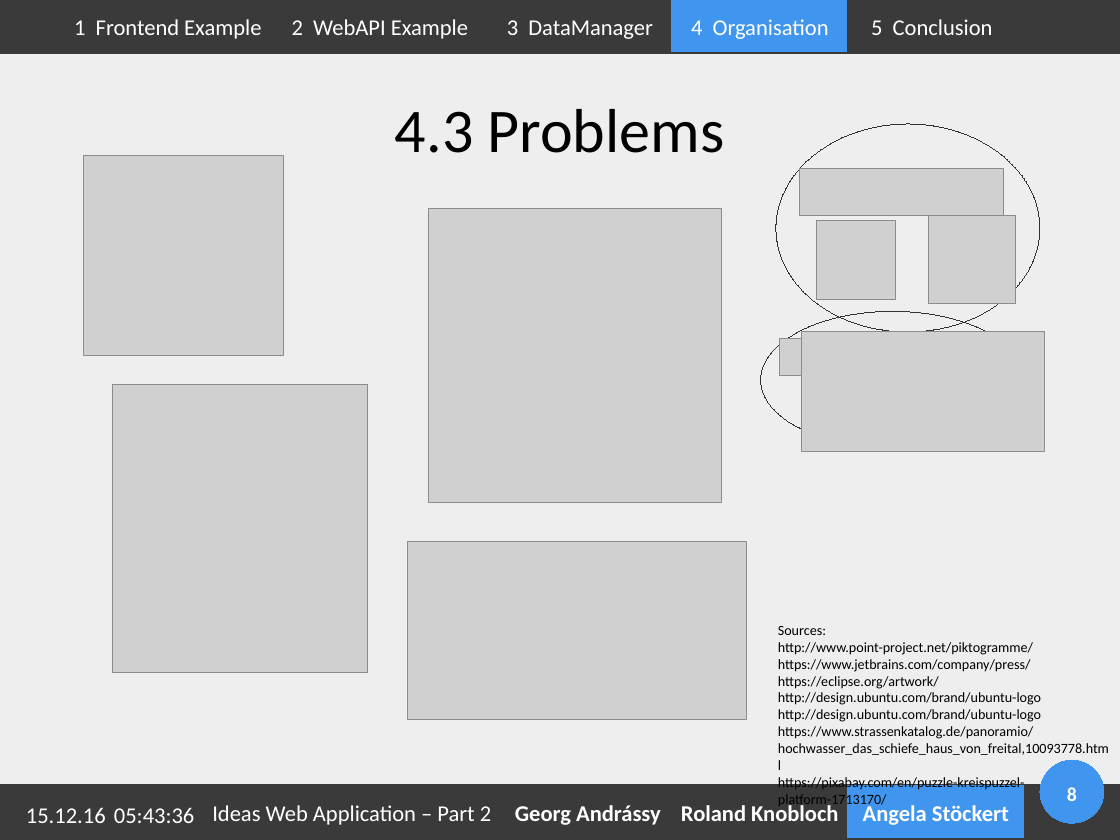
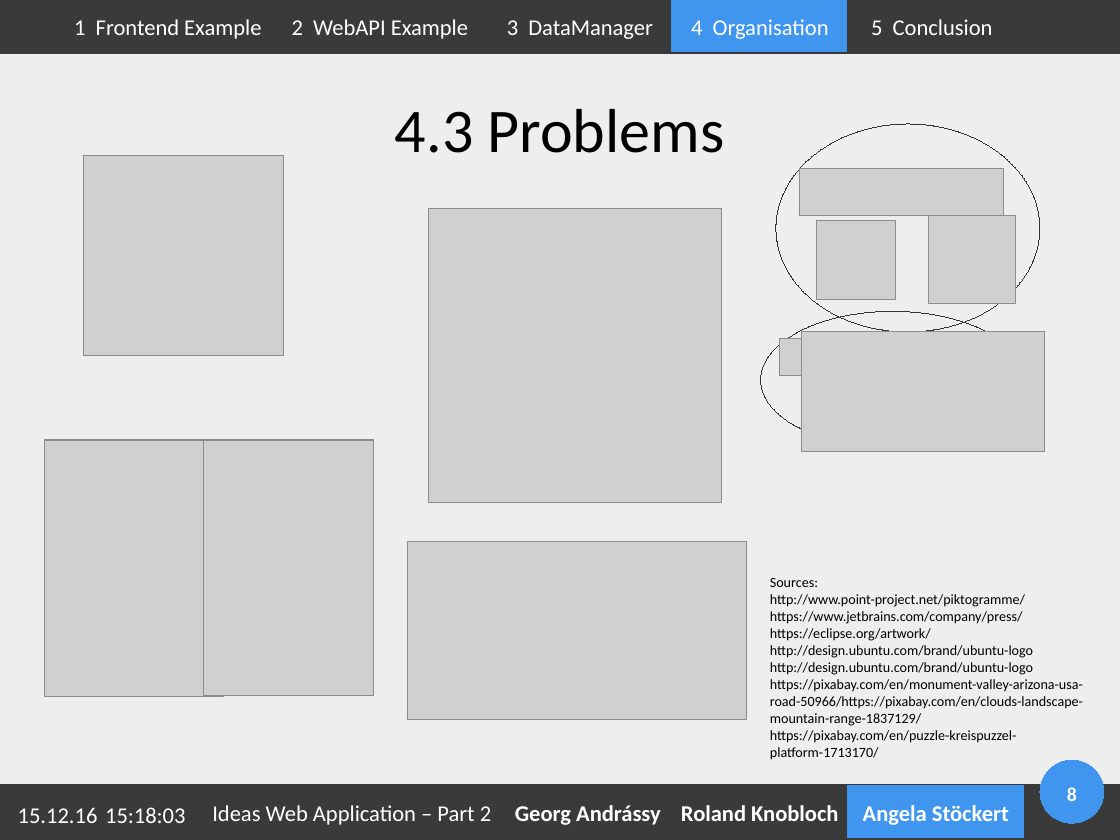
Before and after one commit to Geopras/IdeaWatcher, a slide deck: slide 8 of presentation/bassbiene/bassbiene.odp. Drawn at 1120x840 pixels with LibreOffice and Linux fonts; fonts in the diff are those of the drawing; grey boxes stand for pictures; background and template pictures are left out. Boxes give left, top, right and bottom in pixels: in the first picture for what was removed or moved away, otherwise in the second. Text is boxed around its words. In the diff, an @@ line names an element or a change of style, - is before the commit and + after.

```diff
--- a/presentation/bassbiene/bassbiene.odp
+++ b/presentation/bassbiene/bassbiene.odp
@@ picture added at (45,440,224,696) @@
@@ picture: place and size @@
-picture at (112,384,368,672)
+picture at (203,440,374,696)
@@ text at (770,578,1083,760): text changed @@
-Sources:
-http://www.point-project.net/piktogramme/
-https://www.jetbrains.com/company/press/
-https://eclipse.org/artwork/
-http://design.ubuntu.com/brand/ubuntu-logo
-http://design.ubuntu.com/brand/ubuntu-logo
-https://www.strassenkatalog.de/panoramio/hochwasser_das_schiefe_haus_von_freital,10093778.html
-https://pixabay.com/en/puzzle-kreispuzzel-platform-1713170/
+Sources:
+http://www.point-project.net/piktogramme/
+https://www.jetbrains.com/company/press/
+https://eclipse.org/artwork/
+http://design.ubuntu.com/brand/ubuntu-logo
+http://design.ubuntu.com/brand/ubuntu-logo
+https://pixabay.com/en/monument-valley-arizona-usa-road-50966/https://pixabay.com/en/clouds-landscape-mountain-range-1837129/
+https://pixabay.com/en/puzzle-kreispuzzel-platform-1713170/
@@ text "15.12.16": place and size @@
-text "15.12.16" at (26,807,106,823)
+text "15.12.16" at (18,807,98,823)
@@ text added at (105,807,185,823), 16 pt, text #FFFFFF @@
+15:18:03
@@ text removed at (114,807,194,823) @@
-05:43:36
```
Also in this commit, not shown: 8 other slides changed, 1 slide added, 3 other files.
